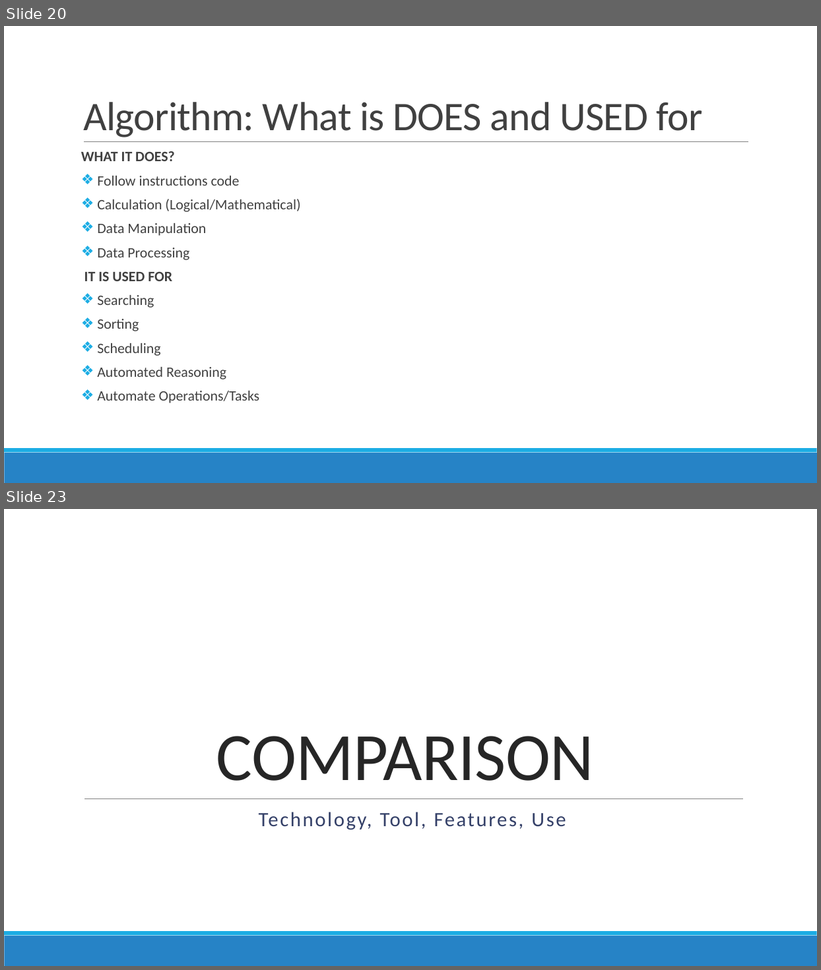
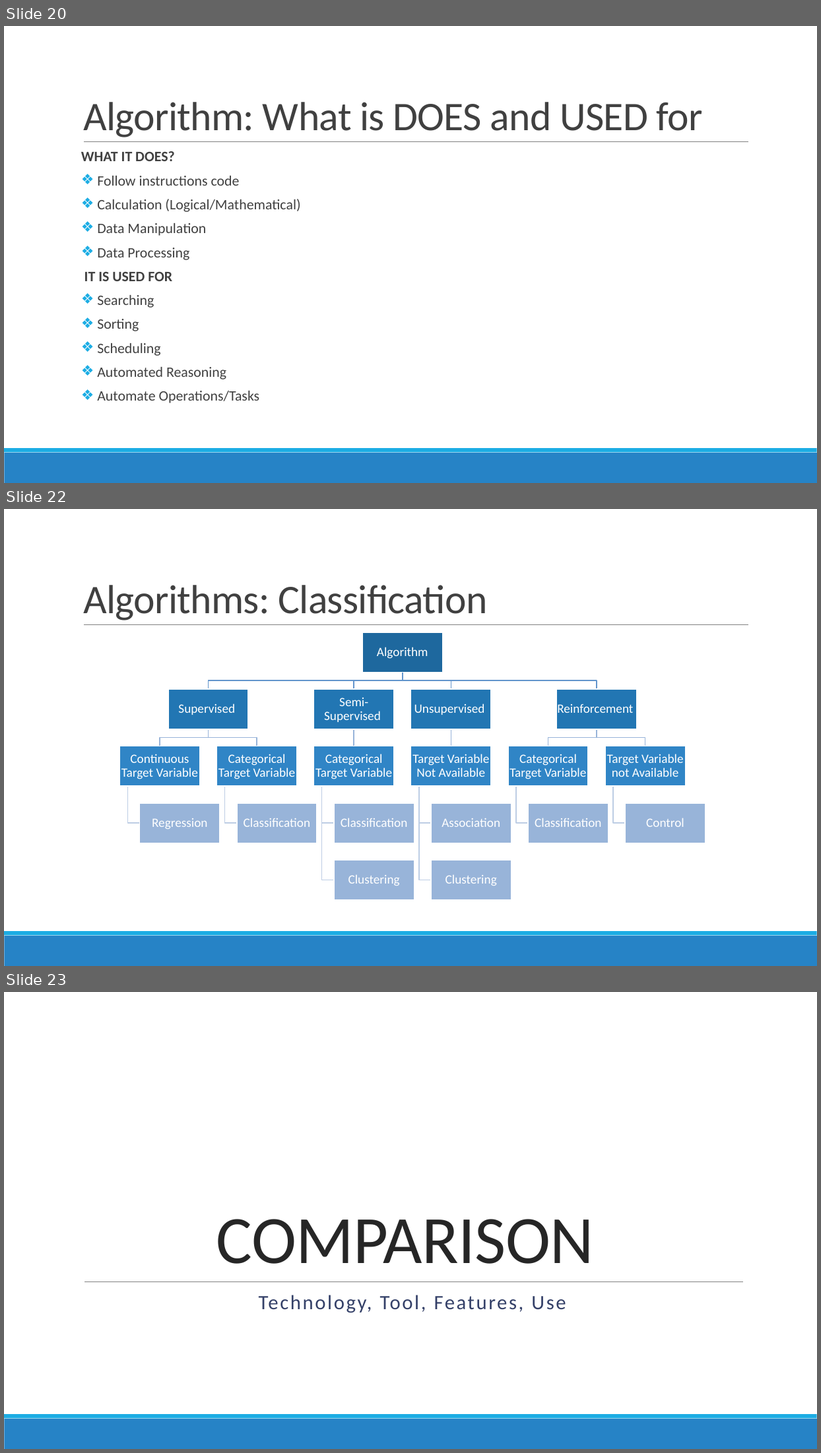
Before and after one commit to DistributedSystems-Fall2018-NEDUET/project-dist_sys, a slide deck: Project Interim Submission/Generic DS Framework.pptx. Shown one above the other, each under a label of ours: slides 20 and 23 before the commit, slides 20, 22 and 23 after it; the slides between them are not shown. The pictures are 821x970 and 821x1453 pixels, drawn with LibreOffice and Linux fonts; fonts in the diff are those of the drawing. Boxes give left, top, right and bottom in pixels: in the first picture for what was removed or moved away, otherwise in the second. Text is boxed around its words. In the diff, an @@ line names an element or a change of style, - is before the commit and + after.

Commit message:
Add classification chart
Add Algo Classification chart

```diff
--- a/Project Interim Submission/Generic DS Framework.pptx
+++ b/Project Interim Submission/Generic DS Framework.pptx
@@ slide 22 added at [4, 509, 817, 966], background #FFFFFF; not listed: 3 template elements that a slide beside it also shows @@
@@ title added at [83, 585, 487, 621], 48 pt, text #404040 @@
+Algorithms: Classification
@@ group added at [120, 632, 706, 900]: 19 rectangles, 19 texts, 18 freeform shapes @@
+Algorithm
+Supervised
+Continuous Target Variable
+Regression
+Categorical Target Variable
+Classification
+Semi-Supervised
+Categorical Target Variable
+Classification
+Clustering
+Unsupervised
+Target Variable Not Available
+Association
+Clustering
+Reinforcement
+Categorical Target Variable
+Classification
+Target Variable not Available
+Control
```
Also in this commit, not shown: 1 slide changed, 1 slide removed.
